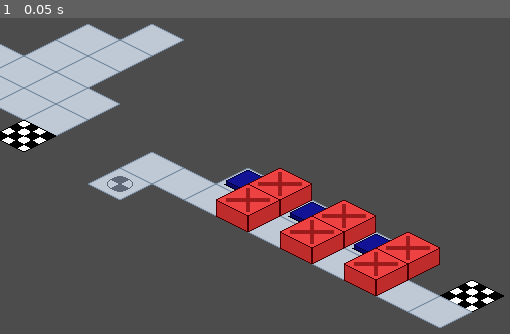
Above: before the commit, frame 1.
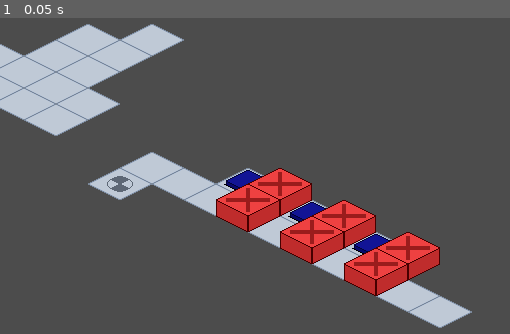
Above: after the commit, the same moment.

Repository: kdreese/gmtk-2022
Game: Godot game, scene res://src/levels/TestLevel.tscn
Same seed, same stepped clock (60 frames per second), same inputs: the game is played once before the commit and once after it. This scene is started directly instead of the project's main scene.
Inputs:
- Up to frame 1 (0.05 s): no input

The runs differ from the first frame. In frame 1, 1.3% of the frame differs, in the area x 0-99%, y 32-94%.

Commit message:
Removed finish tile

Diff:
--- a/resouces/TileSet.tres
+++ b/resouces/TileSet.tres
@@ -1,7 +1,6 @@
-[gd_resource type="TileSet" load_steps=6 format=2]
+[gd_resource type="TileSet" load_steps=5 format=2]
 
 [ext_resource path="res://assets/tiles/base_tile.png" type="Texture" id=1]
-[ext_resource path="res://assets/tiles/end_tile.png" type="Texture" id=2]
 [ext_resource path="res://assets/tiles/start_tile.png" type="Texture" id=3]
 [ext_resource path="res://assets/tiles/closed_gate_tile.png" type="Texture" id=6]
 [ext_resource path="res://assets/tiles/open_gate_tile.png" type="Texture" id=7]
@@ -21,20 +20,6 @@
 0/shape_one_way_margin = 0.0
 0/shapes = [  ]
 0/z_index = 0
-1/name = "End"
-1/texture = ExtResource( 2 )
-1/tex_offset = Vector2( 0, 0 )
-1/modulate = Color( 1, 1, 1, 1 )
-1/region = Rect2( 0, 0, 64, 32 )
-1/tile_mode = 0
-1/occluder_offset = Vector2( 32, 16 )
-1/navigation_offset = Vector2( 32, 16 )
-1/shape_offset = Vector2( 0, 0 )
-1/shape_transform = Transform2D( 1, 0, 0, 1, 0, 0 )
-1/shape_one_way = false
-1/shape_one_way_margin = 0.0
-1/shapes = [  ]
-1/z_index = 0
 2/name = "Start"
 2/texture = ExtResource( 3 )
 2/tex_offset = Vector2( 0, 0 )
Binary file removed: assets/tiles/end_tile.png
Not shown, removed: assets/tiles/end_tile.png.import
